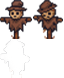
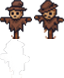
Layer changes from the first 64×78 image to the second:
painted on "레이어 3" over [3, 39, 30, 78]
painted on "레이어 2" over [33, 0, 64, 39]
